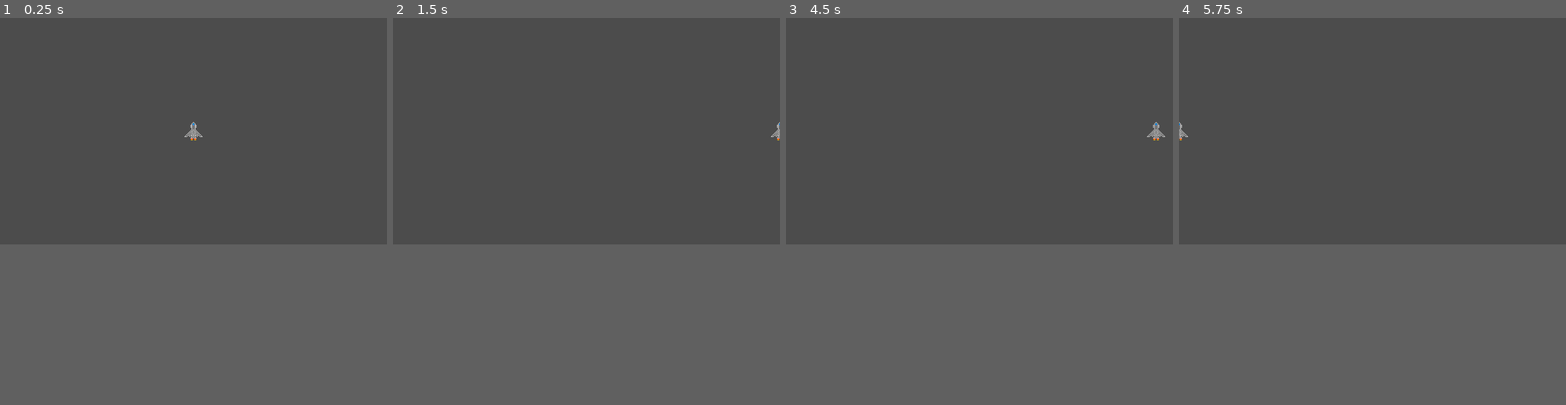
Above: before the commit, frames 1-4 (left to right).
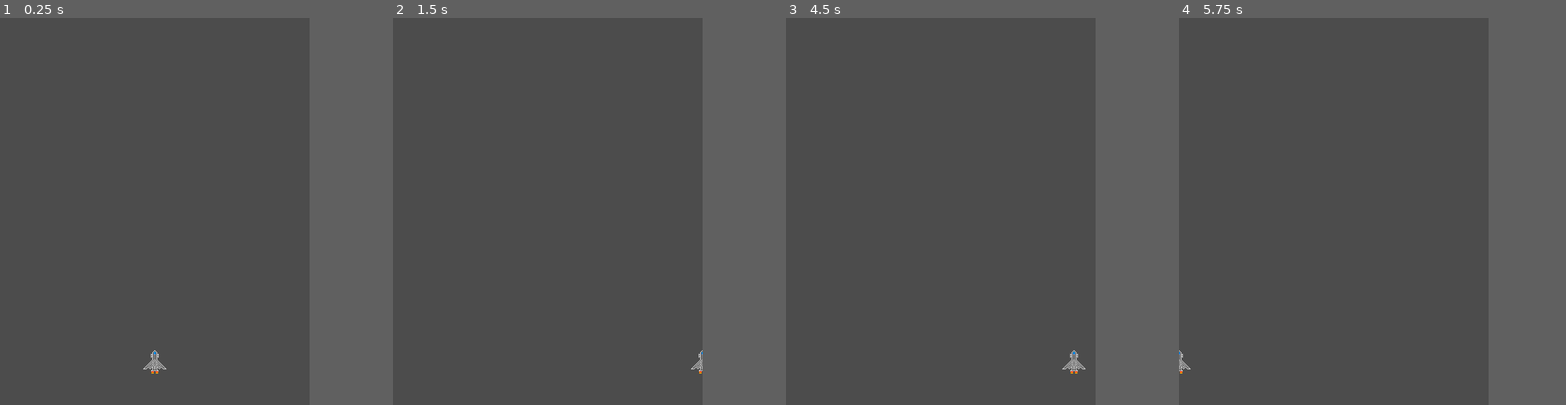
Above: after the commit, the same moments.

Repository: CAABAG/Pixel-Invaders
Game: Godot game, scene res://res/scenes/Player.tscn
Same seed, same stepped clock (60 frames per second), same inputs: the game is played once before the commit and once after it. The project has no main scene, so this scene is started directly.
Inputs:
- Up to frame 1 (0.25 s): no input
- Up to frame 2 (1.5 s): tap Enter at 0.5 s; hold Right (ui_right) 0.53-1.28 s; hold Left (ui_left) from 1.28 s (still down)
- Up to frame 3 (4.5 s): release Left (ui_left) at 2.03 s; hold Right (ui_right) 2.03-3.53 s; tap Space at 3.5 s; hold Left (ui_left) from 3.53 s (still down); tap Enter at 4.25 s
- Up to frame 4 (5.75 s): keep holding Left (ui_left)
In our replay, the window is 800x468 before the commit and 640x800 after it. These sizes can differ from the game's own. Grey fills any space a smaller window leaves; there, only what the larger window draws over its background counts as a difference.

The runs differ from the first frame. In frame 1, 0.2% of the frame differs, in the area x 37-53%, y 26-92%; in frame 2, less than 0.1%; in frame 3, 0.2%, in the area x 71-98%, y 26-92%; in frame 4, less than 0.1%.

Commit message:
Set new resolution and adjust player position

Diff:
--- a/project.godot
+++ b/project.godot
@@ -13,6 +13,15 @@
 config/name="Pixel-Invaders"
 config/icon="res://res/img/icon.png"
 
+[debug]
+
+gdscript/warnings/treat_warnings_as_errors=true
+
+[display]
+
+window/size/width=640
+window/size/height=800
+
 [physics]
 
 common/enable_pause_aware_picking=true
--- a/src/Player.gd
+++ b/src/Player.gd
@@ -9,7 +9,7 @@
 func _ready():
 	screen_size = get_viewport_rect().size
 	position.x = screen_size.x/2
-	position.y = screen_size.y/2
+	position.y = screen_size.y - screen_size.y/9
 
 func acceleration(factor):
 	return speed * factor
